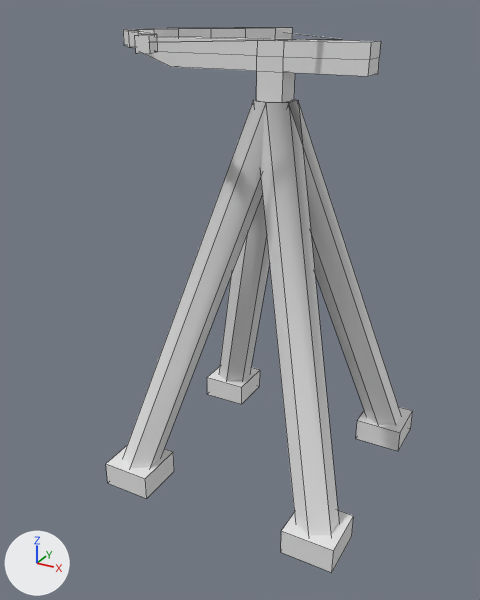
One commit to the FBX model resources/meshes/ballista.fbx: the scene before it, then after it.
Rendered twice from a 50 mm lens placed at (2.13, -4.4, 3.54), pointed at (-0.16, -0.23, 1.45). Every picture has the same lights, and +X, +Y and +Z are marked at lower left. Mesh edges are drawn as thin lines. Where no turn or scale is listed for an object, it has been applied to the vertices.

Names of what the first picture shows: 'base', 'base.001', 'bow', 'logs'.
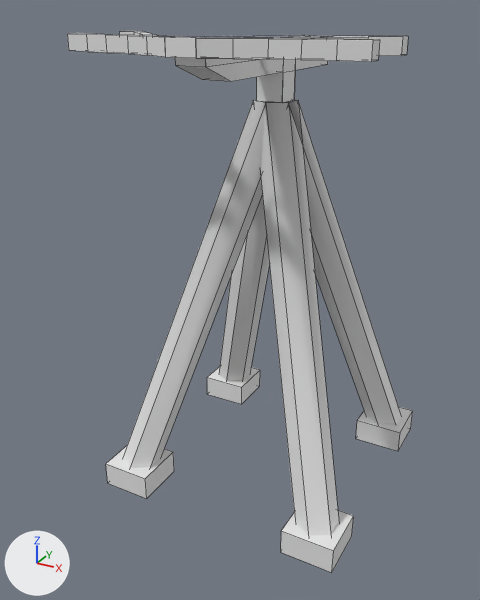
ob_crossbow is not drawn itself; it is the parent of ob_bow, ob_string, ob_base_001.

Boxes [x1, y1, x2, y2] around the edits, measured in the pictures (480 x 600 px):
'base.001', moved, turned: before [145, 36, 381, 103]; after [175, 36, 326, 103]
'bow.001', added: after [67, 33, 380, 62]
'bow', moved, turned: before [123, 27, 293, 54]; after [119, 31, 408, 58]
'base.002', added: after [256, 59, 328, 102]
'string', moved, turned: before [176, 33, 338, 42]; after [169, 35, 319, 37]

The edits, one by one:
Mesh me_cube_001 is new.
It has 28 vertices, 26 faces and spans x -0.1..0.1, y -1.15..0.65, z -0.1..0.3.
Mesh me_cube_000 is new.
It has 48 vertices, 46 faces and spans x -1.0..1.0, y -1.24..-0.92, z 0.25..0.35.
Object 'crossbow' (ob_crossbow) turns from (90, 0, -90) to (0, 0, 0) degrees about x, y and z.
In object 'crossbow' (ob_crossbow), parent is now set to ob_turret.
Object 'crossbow' (ob_crossbow) moves from (0.0, 0.0, 2.94) to (0.0000451, 0.0000451, 0.0).
Object 'turret' (ob_turret) is new.
Its location is (0.0, 0.0, 2.94).
Its rotation in degrees is (90, 0, 0).
Object 'base.002' (ob_base_002) is new; it shows me_cube_001.
Its location is (0.0, 0.052, 3.04).
Object 'bow.001' (ob_bow_001) is new; it shows me_cube_000.
Its location is (0.0, 0.052, 3.04).
